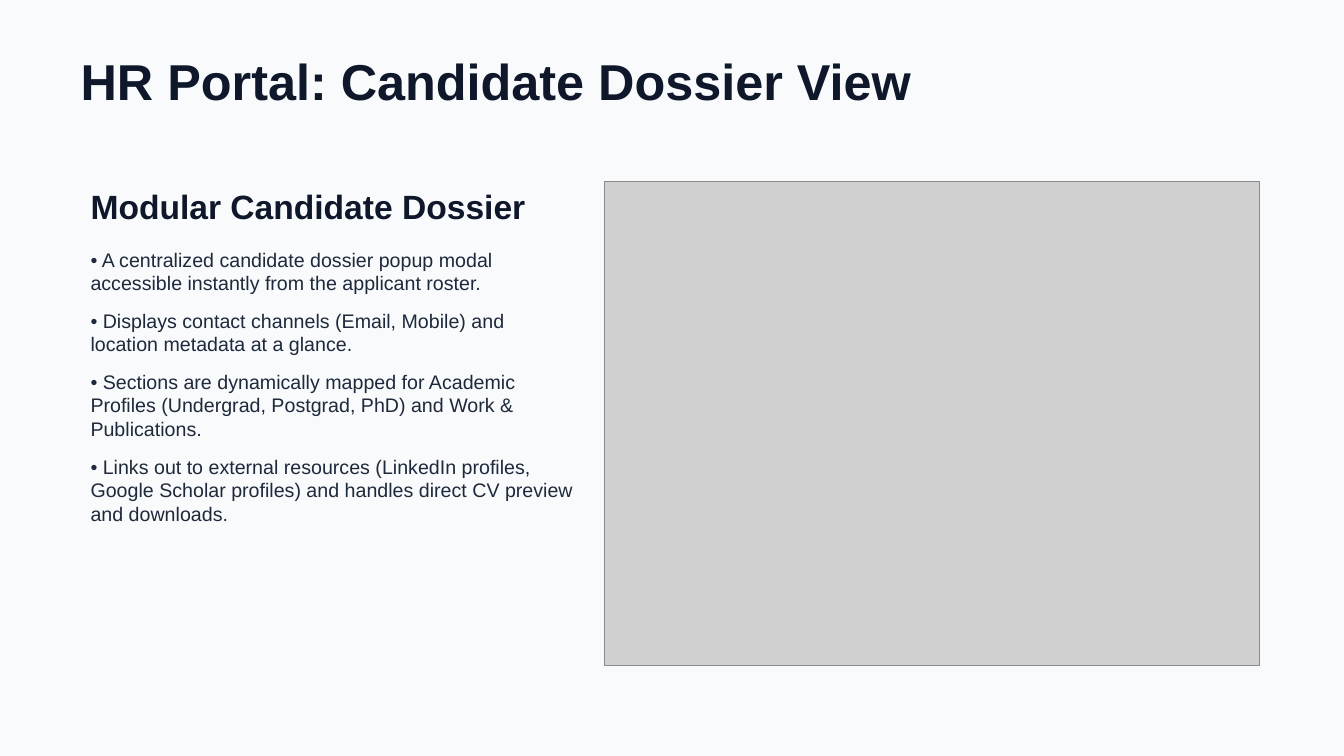
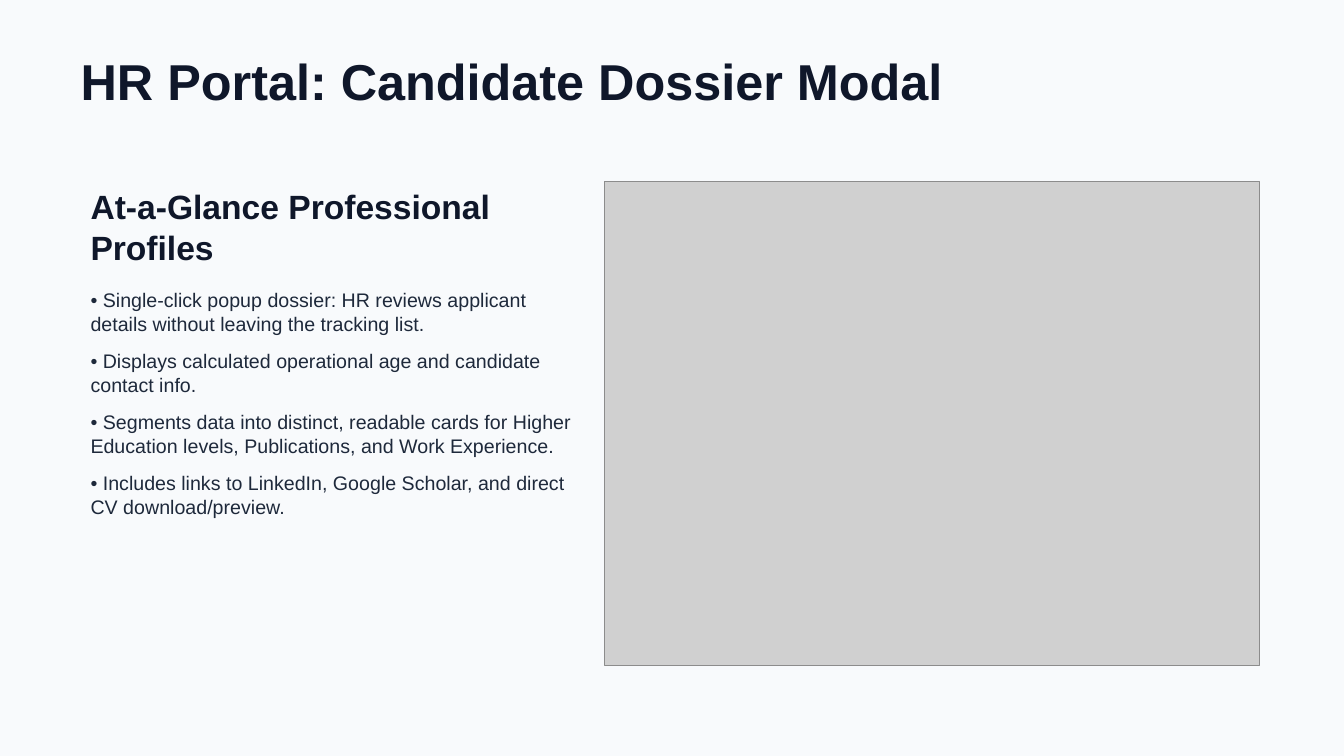
Before and after one commit to aws-ris/HR-Career-Portal, a slide deck: slide 5 of resources/HR_Portal_Presentation.pptx. Drawn at 1344x756 pixels with LibreOffice and Linux fonts; fonts in the diff are those of the drawing; grey boxes stand for pictures. Boxes give left, top, right and bottom in pixels: in the first picture for what was removed or moved away, otherwise in the second. Text is boxed around its words. In the diff, an @@ line names an element or a change of style, - is before the commit and + after.

```diff
--- a/resources/HR_Portal_Presentation.pptx
+++ b/resources/HR_Portal_Presentation.pptx
@@ text at (81,63,942,101): text changed @@
-HR Portal: Candidate Dossier View
+HR Portal: Candidate Dossier Modal
@@ text at (91,194,571,518): text changed @@
-Modular Candidate Dossier
-• A centralized candidate dossier popup modal accessible instantly from the applicant roster.
-• Displays contact channels (Email, Mobile) and location metadata at a glance.
-• Sections are dynamically mapped for Academic Profiles (Undergrad, Postgrad, PhD) and Work & Publications.
-• Links out to external resources (LinkedIn profiles, Google Scholar profiles) and handles direct CV preview and downloads.
+At-a-Glance Professional Profiles
+• Single-click popup dossier: HR reviews applicant details without leaving the tracking list.
+• Displays calculated operational age and candidate contact info.
+• Segments data into distinct, readable cards for Higher Education levels, Publications, and Work Experience.
+• Includes links to LinkedIn, Google Scholar, and direct CV download/preview.
```
Also in this commit, not shown: 3 other slides changed, 3 slides added, 4 slides removed.
